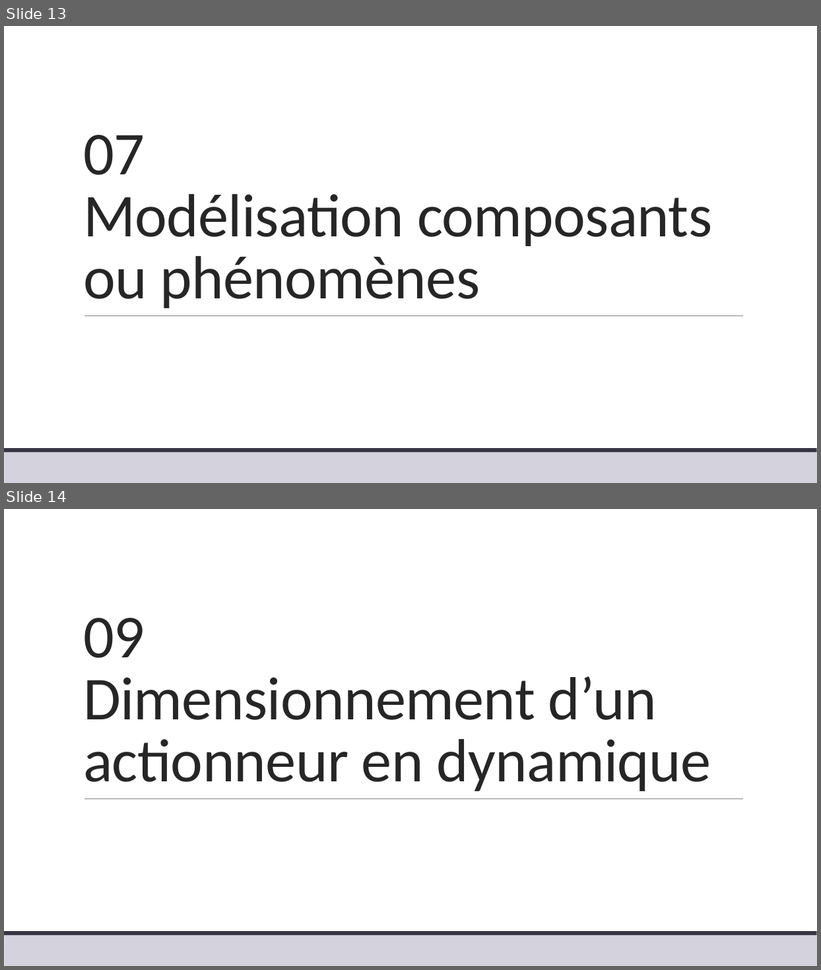
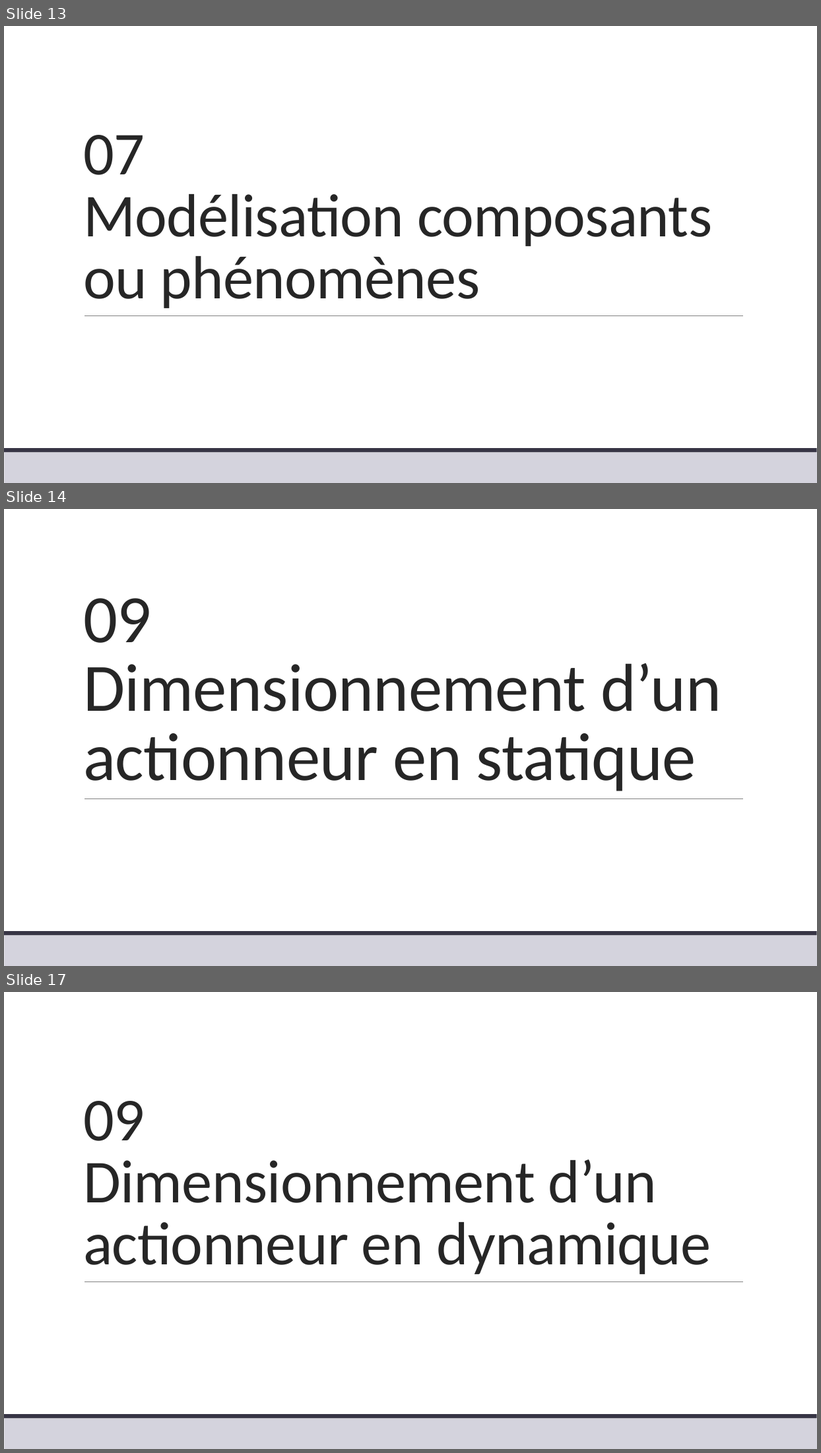
Before and after one commit to xpessoles/TP_Corriges, a slide deck: 13_Moby_Crea/13_Moby_Crea_Corrige.pptx. Shown one above the other, each under a label of ours: slides 13 and 14 before the commit, slides 13, 14 and 17 after it; the slides between them are not shown. The pictures are 821x970 and 821x1453 pixels, drawn with LibreOffice and Linux fonts; fonts in the diff are those of the drawing. Boxes give left, top, right and bottom in pixels: in the first picture for what was removed or moved away, otherwise in the second. Text is boxed around its words. In the diff, an @@ line names an element or a change of style, - is before the commit and + after.

```diff
--- a/13_Moby_Crea/13_Moby_Crea_Corrige.pptx
+++ b/13_Moby_Crea/13_Moby_Crea_Corrige.pptx
@@ slide 14 added at [4, 509, 817, 966], background #FFFFFF; not listed: 3 template elements that a slide beside it also shows @@
@@ title added at [83, 598, 721, 791], 80 pt, text #262626 @@
+09
+Dimensionnement d’un actionneur en statique
@@ what was slide 14 is now slide 17 @@
```
Also in this commit, not shown: 2 other slides added.
